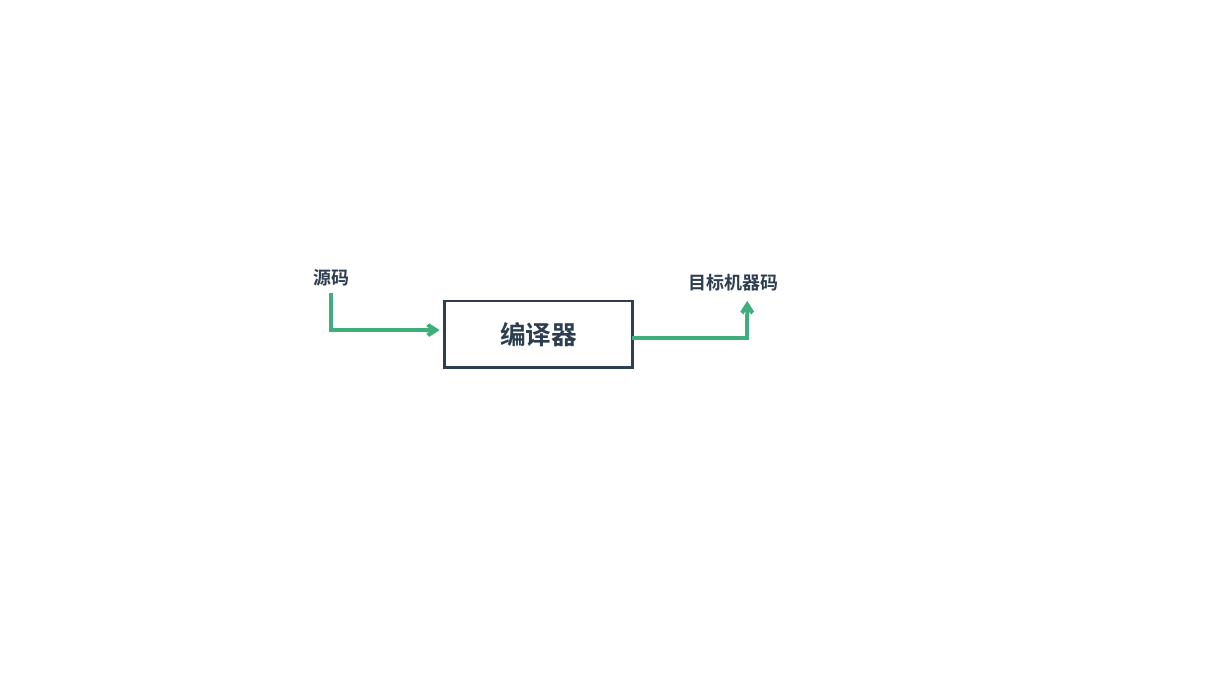
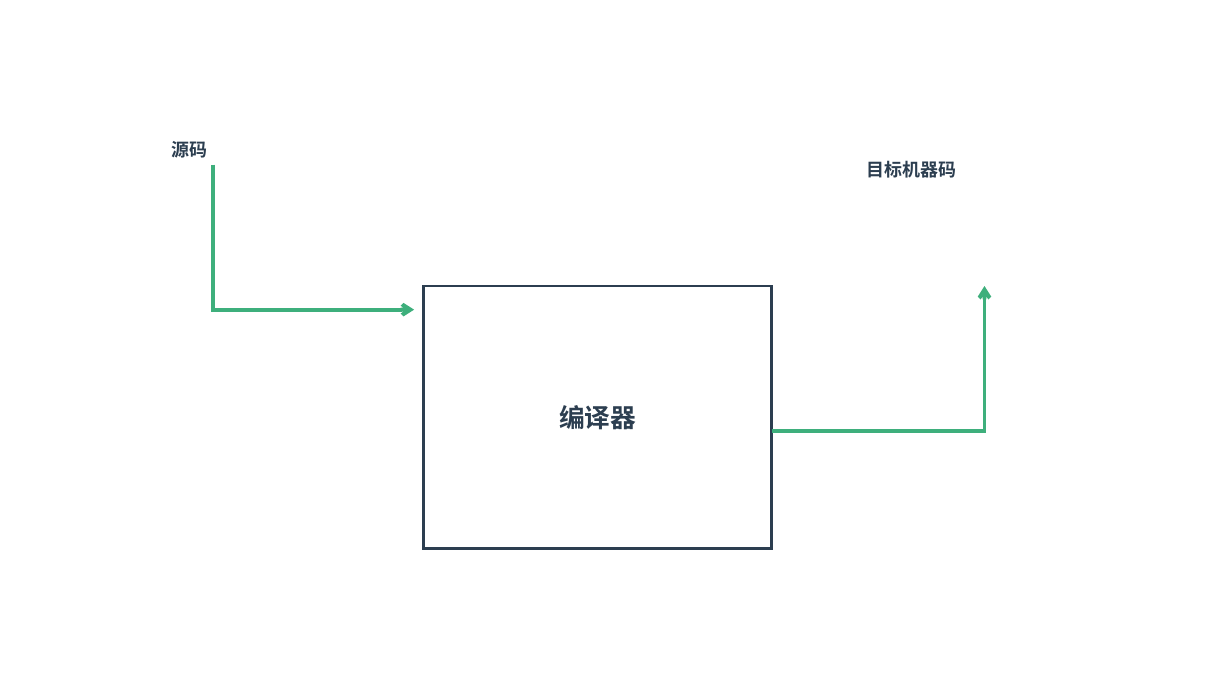
Before and after one commit to zaiqiang-dong/zaiqiang, a slide deck: slide 3 of docs/tools/builder/common/front-backend/front-backend.pptx. Drawn at 1232x693 pixels with LibreOffice and Linux fonts; fonts in the diff are those of the drawing. Boxes give left, top, right and bottom in pixels: in the first picture for what was removed or moved away, otherwise in the second. Text is boxed around its words. In the diff, an @@ line names an element or a change of style, - is before the commit and + after.

```diff
--- a/docs/tools/builder/common/front-backend/front-backend.pptx
+++ b/docs/tools/builder/common/front-backend/front-backend.pptx
@@ text "源码": place and size @@
-text "源码" at box(313, 269, 349, 286)
+text "源码" at box(171, 141, 207, 158)
@@ elbow arrow moved from (332, 293) - (440, 330) to (213, 165) - (414, 310) @@
@@ text "目标机器码": place and size @@
-text "目标机器码" at box(688, 273, 778, 291)
+text "目标机器码" at box(867, 160, 957, 178)
@@ rectangle "编译器": place and size @@
-rectangle "编译器" at box(445, 301, 632, 368)
+rectangle "编译器" at box(423, 287, 772, 549)
@@ elbow arrow moved from (633, 338) - (748, 301) to (772, 432) - (984, 287) @@
```
Also in this commit, not shown: 2 other slides changed, 3 other files.
